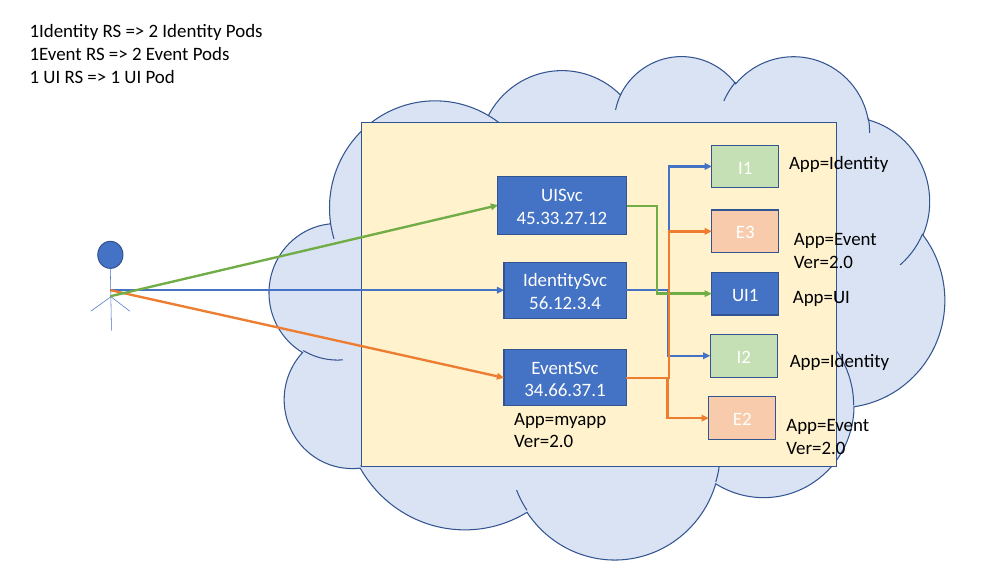
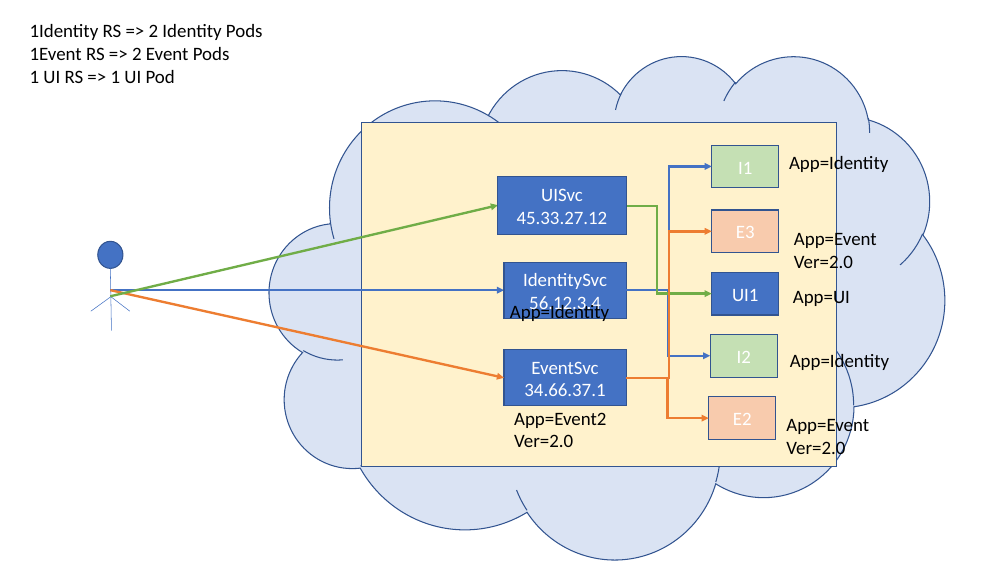
Before and after one commit to sonusathyadas/Microservices-Training-Materials, a slide deck: slide 12 of Azure.pptx. Drawn at 1008x567 pixels with LibreOffice and Linux fonts; fonts in the diff are those of the drawing. Boxes give left, top, right and bottom in pixels: in the first picture for what was removed or moved away, otherwise in the second. Text is boxed around its words. In the diff, an @@ line names an element or a change of style, - is before the commit and + after.

```diff
--- a/Azure.pptx
+++ b/Azure.pptx
@@ text added at (x1=510, y1=302, x2=609, y2=323), 18 pt, text #000000 @@
+App=Identity
@@ text at (x1=514, y1=412, x2=606, y2=428): text changed @@
-App=myapp
+App=Event2
```
Also in this commit, not shown: 1 other slide changed, 1 slide added, 4 other files.
